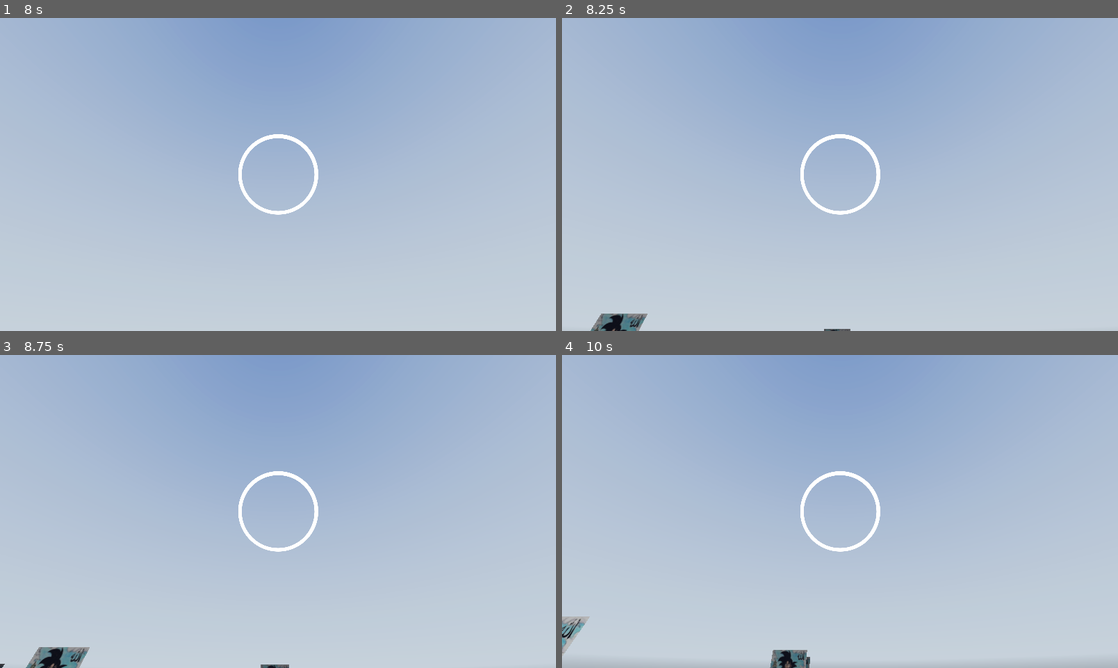
Above: before the commit, frames 1-4 (two rows, left to right).
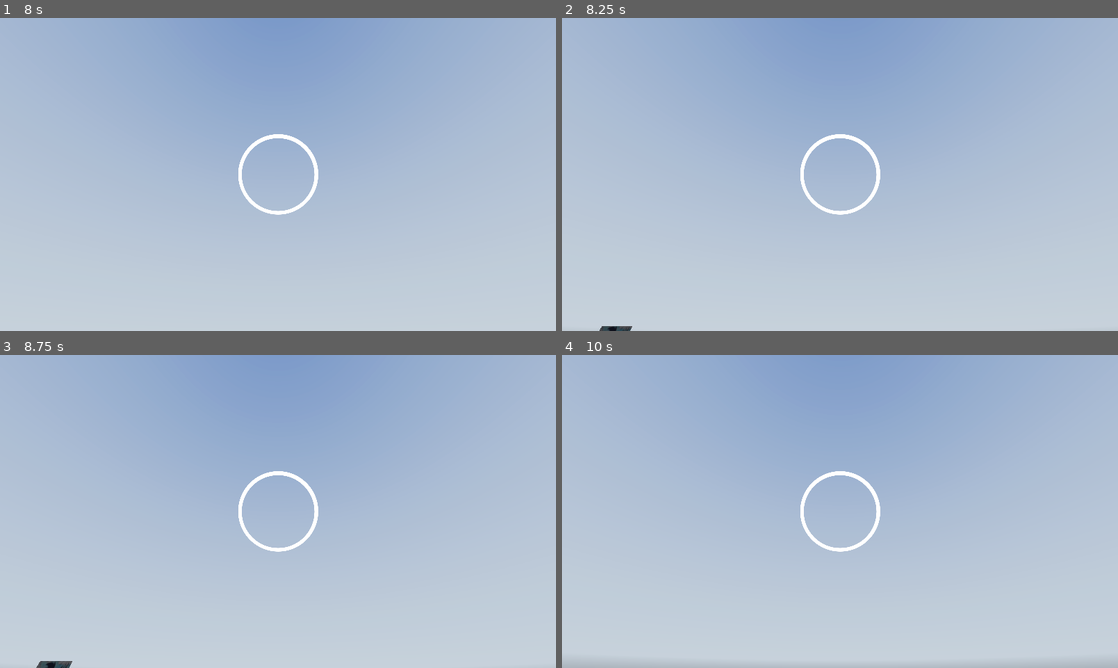
Above: after the commit, the same moments.

Repository: LordYamoshi/Team-15-Pre-Columbiaanse-Kunst
Game: Godot game, scene res://Scenes/game_manager.tscn
Two runs of this game, one before a commit and one after it. Both use one fixed random seed, a clock stepped at 60 frames per second and the inputs below. A sky picture missing from this copy of the repository is replaced by a grey-blue gradient.
Inputs (mouse positions are in pixels of both pictures, inside the frame that each line leads up to):
- Up to frame 1 (8 s): click "START GAME" at 0.5 s; tap Enter at 1.25, 2.75, 4.25 s; move the mouse to (305, 174) at 1.27 s; tap Space at 2, 3.5, 5 s; move the mouse to (250, 174) at 2.02 s; move the mouse to (289, 168) at 2.77 s; move the mouse to (272, 180) at 3.52 s; move the mouse to (316, 177) at 4.27 s; move the mouse to (233, 171) at 5.02 s; move the mouse to (283, 174) at 5.77 s; move the mouse to (255, 168) at 6.52 s; move the mouse to (305, 174) at 7.27 s
- Up to frame 2 (8.25 s): move the mouse to (812, 174) at 8.02 s
- Up to frame 3 (8.75 s): no input
- Up to frame 4 (10 s): move the mouse to (851, 505) at 8.77 s; move the mouse to (834, 517) at 9.52 s

Frame 1 is identical in both runs. In frame 2, 0.5% of the frame differs, in the area x 5-52%, y 94-100%; in frame 3, 0.7%; in frame 4, 0.7%, in the area x 0-45%, y 83-100%.

Commit message:
ease out function voor de progres bar en timing changes

Diff:
--- a/Scenes/stage.tscn
+++ b/Scenes/stage.tscn
@@ -28,7 +28,7 @@
 
 [sub_resource type="CylinderShape3D" id="CylinderShape3D_kpcwv"]
 height = 42.0
-radius = 0.8
+radius = 1.0
 
 [node name="Stage" type="Node3D"]
 
@@ -40,6 +40,7 @@
 size = Vector3(80, 1, 70)
 
 [node name="SpawnTimer" type="Timer" parent="."]
+wait_time = 2.0
 autostart = true
 
 [node name="Spawner" type="Node3D" parent="." node_paths=PackedStringArray("player")]
--- a/Scripts/player.gd
+++ b/Scripts/player.gd
@@ -5,8 +5,8 @@
 @onready var camera = $Head/Camera3D
 
 @export var crosshair_progress_bar: TextureProgressBar
-@export var base_destroy_time: float = 0.6
-var destroy_time: float = 0.6
+@export var base_destroy_time: float = 1.2
+var destroy_time: float = 1.2
 var calculated_value_multiplier
 
 var enemy_array: Array
@@ -33,11 +33,26 @@
 		crosshair_progress_bar.value = 0
 	if enemy_array.size() >= 1:
 		destroy_time -= delta
-		crosshair_progress_bar.value = crosshair_progress_bar.max_value - destroy_time * calculated_value_multiplier
+		crosshair_progress_bar.value = calculate_progress_value()#crosshair_progress_bar.max_value - destroy_time * calculated_value_multiplier
 		if destroy_time <= 0:
 			for enemy in enemy_array:
 				enemy.queue_free()
 
+
+func calculate_progress_value() -> float:
+	# ik ga van deze progress bar filling onzin een formule maken zodat het een ease out heeft!!
+	#return crosshair_progress_bar.max_value - destroy_time * calculated_value_multiplier
+
+	# Normalize destroy_time (value between 0 and 1)
+	var normalized_time = 1 - (destroy_time / base_destroy_time)
+
+	# Apply cubic ease-out
+	var eased_time = 1 - pow(1 - normalized_time, 3)
+
+	# Update the progress bar value based on the eased time
+	return eased_time * crosshair_progress_bar.max_value
+
+	#thank you chatgpt, ik heb wiskunde B gedaan maar ben hier te cooked voor
 
 func _on_view_area_3d_body_entered(body: Node3D) -> void:
 	if body.is_in_group("player"):
--- a/project.godot
+++ b/project.godot
@@ -19,6 +19,7 @@
 
 window/size/viewport_width=1920
 window/size/viewport_height=1080
+window/size/mode=2
 window/size/window_width_override=1280
 window/size/window_height_override=720
 window/stretch/mode="canvas_items"
Not shown: 1 places in Scenes/game_manager.tscn that only renumber resources
